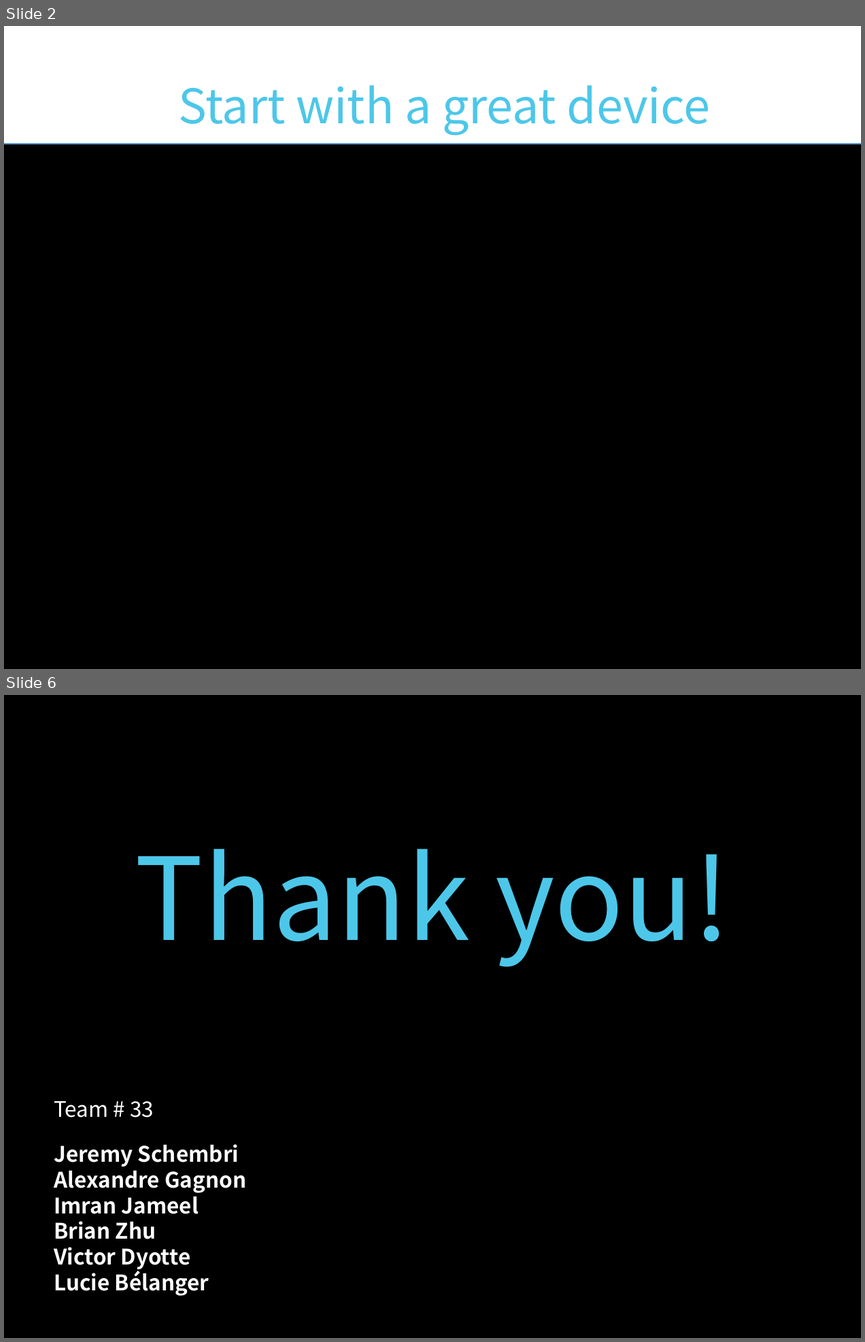
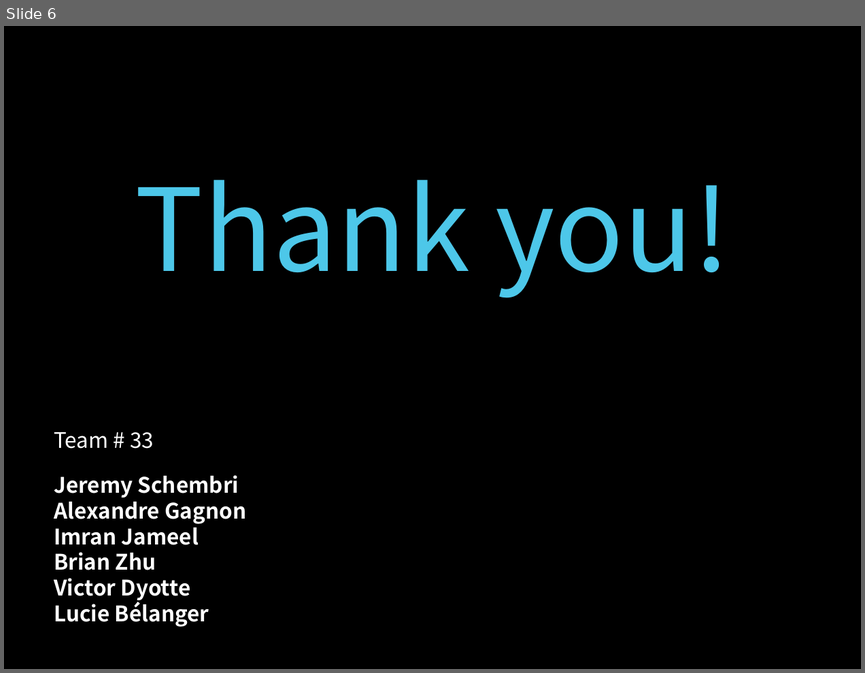
Before and after one commit to lucieb/MyoMusic, a slide deck: Presentation/MyoMusicPresentation.pptx. Shown one above the other, each under a label of ours: slides 2 and 6 before the commit, slide 6 after it; the slides between them are not shown. The pictures are 865x1342 and 865x673 pixels, drawn with LibreOffice and Linux fonts; fonts in the diff are those of the drawing; background and template pictures are left out. Boxes give left, top, right and bottom in pixels: in the first picture for what was removed or moved away, otherwise in the second. Text is boxed around its words. In the diff, an @@ line names an element or a change of style, - is before the commit and + after.

```diff
--- a/Presentation/MyoMusicPresentation.pptx
+++ b/Presentation/MyoMusicPresentation.pptx
@@ slide 2 removed at (4,26,861,669), background picture (left out) @@
@@ rectangle removed at (4,26,861,144) @@
@@ text removed at (178,85,711,135) @@
-Start with a great device
```
Also in this commit, not shown: 1 slide changed, 3 slides added, 3 other slides removed.
